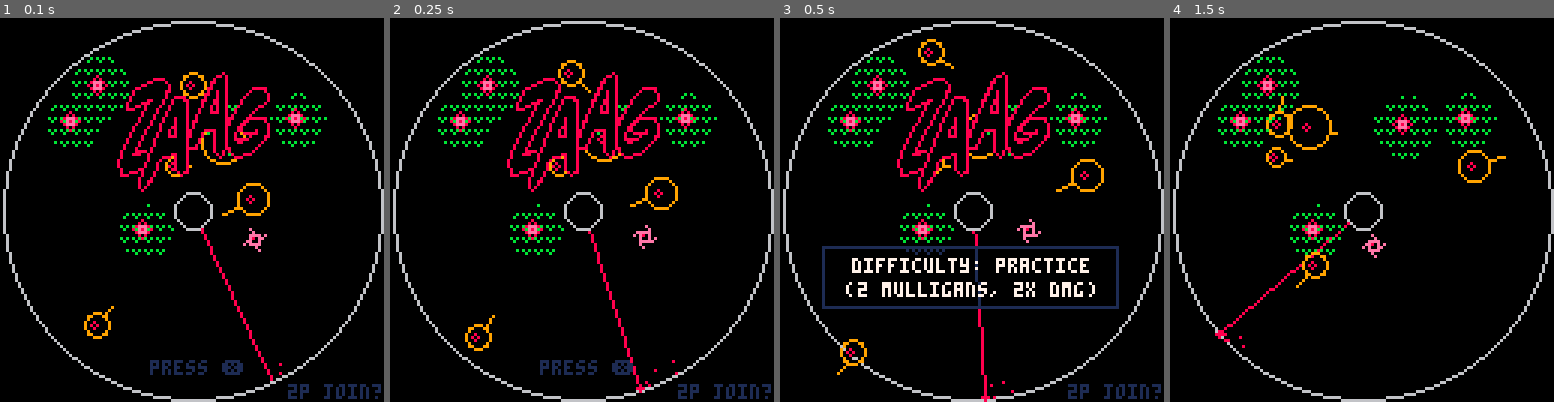
Above: before the commit, frames 1-4 (left to right).
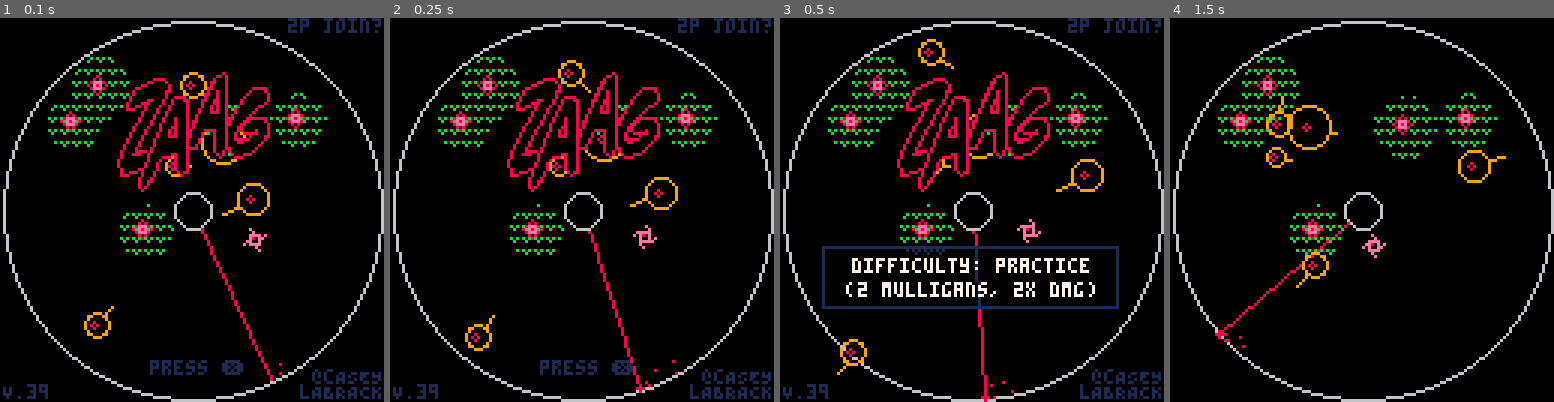
Above: after the commit, the same moments.

Repository: caseylabrack/laser
Game: PICO-8 cartridge zaag.p8
Two runs of this game, one before a commit and one after it. Both use one fixed random seed, a clock stepped at 60 frames per second and the inputs below.
Inputs:
- Up to frame 1 (0.1 s): no input
- Up to frame 2 (0.25 s): no input
- Up to frame 3 (0.5 s): tap O (Z key) at 0.33 s
- Up to frame 4 (1.5 s): tap O (Z key) at 0.7, 1.43 s; tap X (X key) at 1.07 s

The runs differ from the first frame. In frame 1, 1.3% of the frame differs, in the area x 0-100%, y 0-100%; in frame 2, 1.3%; in frame 3, 1.3%; in frame 4, nothing differs.

Commit message:
packaging up for MIVS

Diff:
--- a/zaag.p8
+++ b/zaag.p8
@@ -5,19 +5,18 @@
 -- casey labrack
 
 -- todo:
---  2p
---   different color bullets?
---  boss hp display
 --  more sounds esp level transition
 --  game startup: gnome
+--  different rocket trail
+--  boss hp display
 --  game win: promenade. boss: meno mosso
 --  timer shown on win
 --  improve level transition. particles? faux 3d (tempest)? ship zooms in (tempest)?
---  different rocket trail
 --  homing bomb eye track
 --  gun ready animation maybe
-
-version=34
+--  different color bullets?
+
+version=39
 _g=_ENV
 dmg={
 	{roid=2,flower=2,bomb=60,boss=4},--easy
@@ -1591,13 +1590,13 @@
 		end
 
 		print("2p join"..(ps[2].playing and "!" or "?"),
-			96,122,ps[2].playing and 12 or 1)
-
-
---		color(1)
---		print(smallcaps("@").."c"..smallcaps("asey"),104,117)
---		print("l"..smallcaps("abrack"),100,122)
---		print(smallcaps("v").."."..version,1,122)
+			96,0,ps[2].playing and 12 or 1)
+
+		color(1)
+		print(smallcaps("@").."c"..smallcaps("asey"),104,117)
+		print("l"..smallcaps("abrack"),100,122)
+
+		print(smallcaps("v").."."..version,1,122)
 		yield()
 	end
 	dset(2,difficulty)
Not shown, added: index.html
Not shown, changed: zaag.bin/linux/data.pod
Not shown, changed: zaag.bin/raspi/data.pod
Not shown, changed: zaag.bin/windows/data.pod
Not shown, changed: zaag.bin/zaag.app/Contents/MacOS/data.pod
Not shown, changed: zaag.bin/zaag_linux.zip
Not shown, changed: zaag.bin/zaag_osx.zip
Not shown, changed: zaag.bin/zaag_raspi.zip
Not shown, changed: zaag.bin/zaag_windows.zip
Not shown, changed: zaag.js
Not shown, added: zaag.zip
Not shown, added: zaag_3.gif
(and 1 more such lines)
